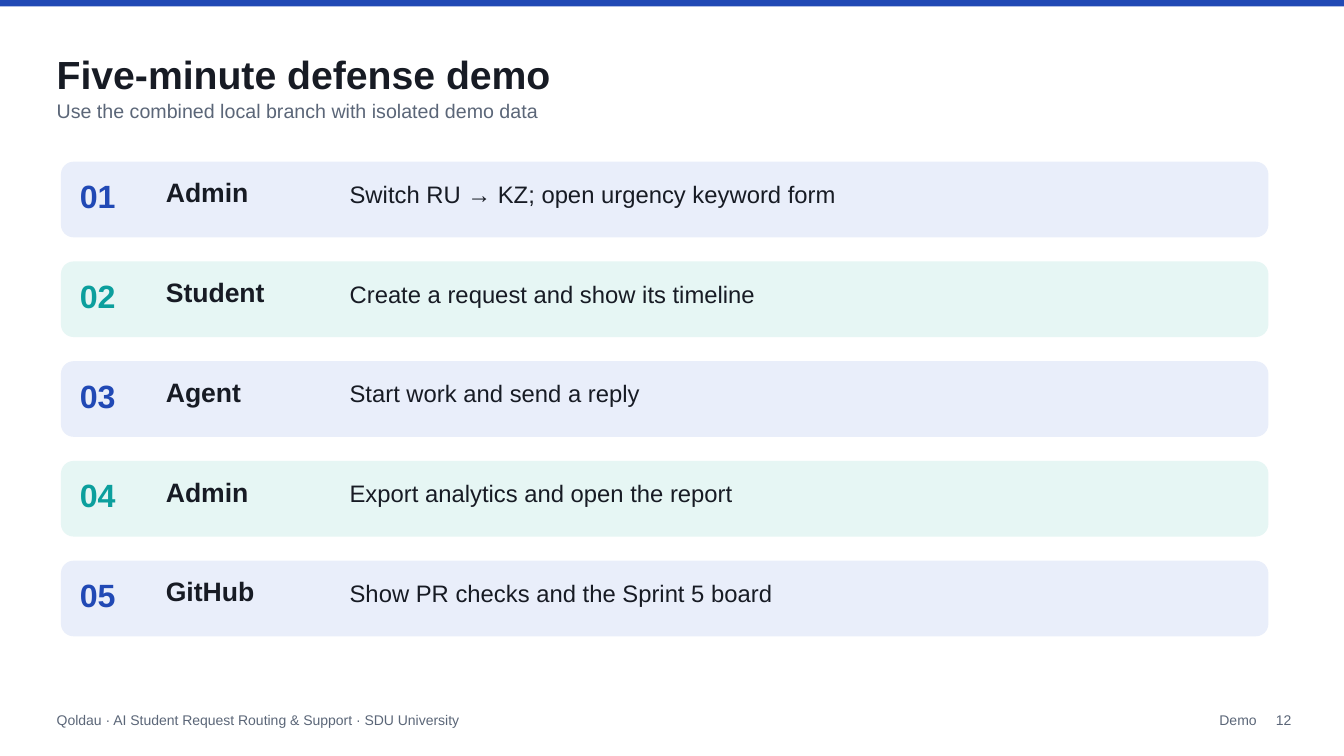
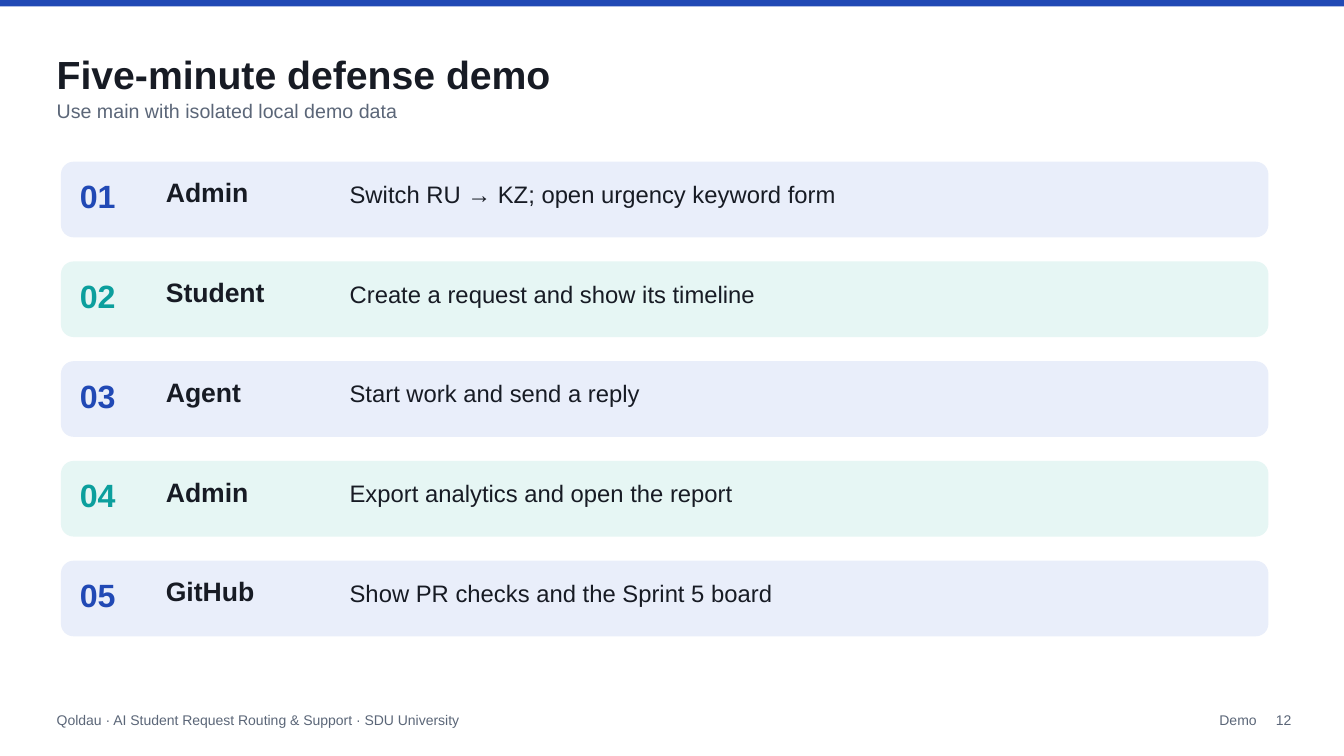
Before and after one commit to zhanibekmb/Qoldau, a slide deck: slide 12 of presentations/Qoldau_Sprint5_Review.pptx. Drawn at 1344x756 pixels with LibreOffice and Linux fonts; fonts in the diff are those of the drawing. Boxes give left, top, right and bottom in pixels: in the first picture for what was removed or moved away, otherwise in the second. Text is boxed around its words. In the diff, an @@ line names an element or a change of style, - is before the commit and + after.

Commit message:
docs: complete Sprint 5 main handoff

```diff
--- a/presentations/Qoldau_Sprint5_Review.pptx
+++ b/presentations/Qoldau_Sprint5_Review.pptx
@@ text at [57,104,397,118]: text changed @@
-Use the combined local branch with isolated demo data
+Use main with isolated local demo data
```
Also in this commit, not shown: 4 other slides changed, 6 other files.
